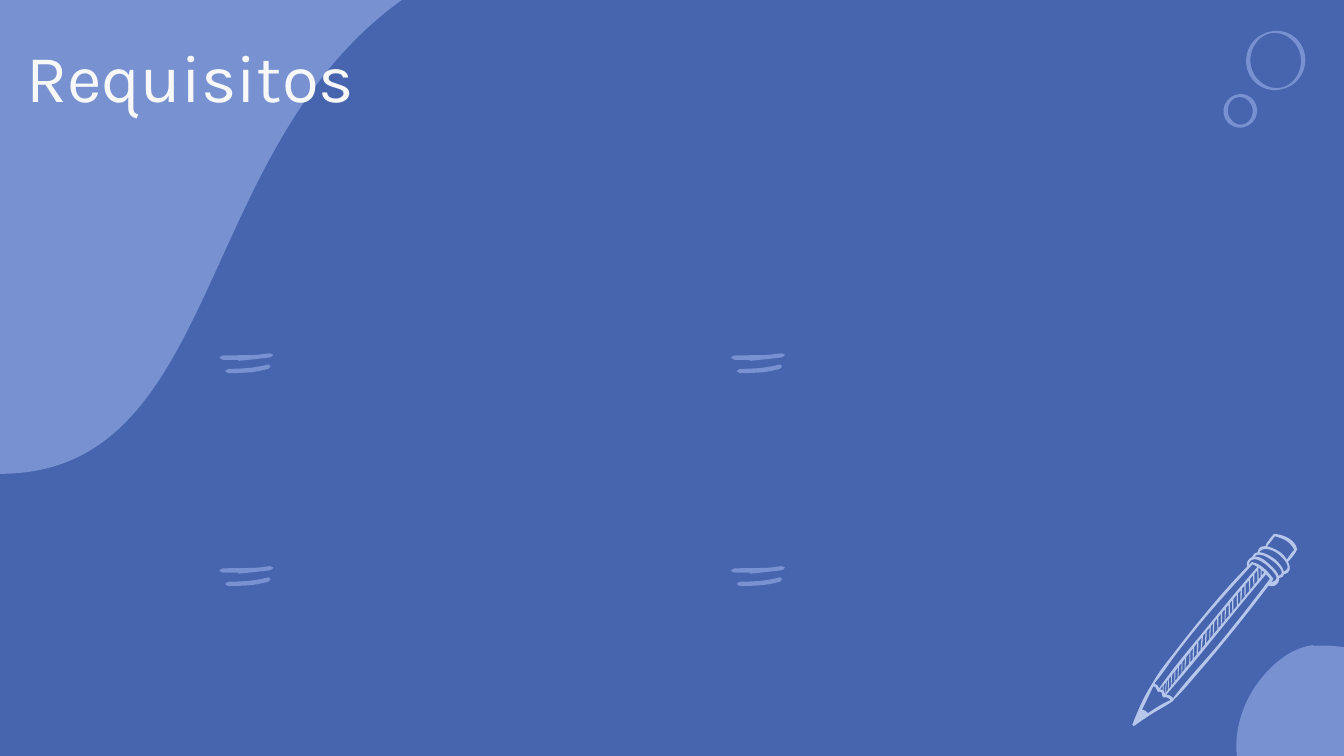
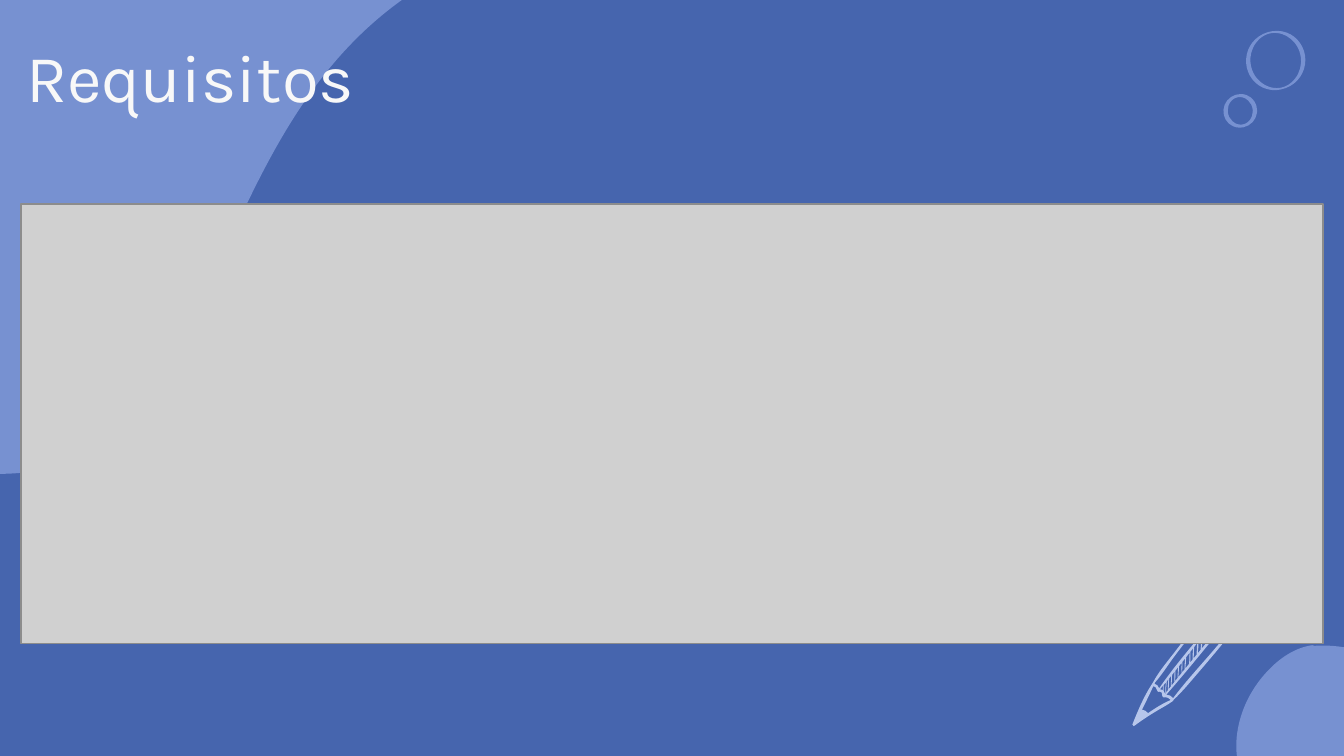
Before and after one commit to BandTec/uRent, a slide deck: slide 12 of documentacao/Apresentacoes/4°Semestre/ApresentacaoSprint1.pptx. Drawn at 1344x756 pixels with LibreOffice and Linux fonts; fonts in the diff are those of the drawing; grey boxes stand for pictures. Boxes give left, top, right and bottom in pixels: in the first picture for what was removed or moved away, otherwise in the second. Text is boxed around its words. In the diff, an @@ line names an element or a change of style, - is before the commit and + after.

Commit message:
PPT

```diff
--- a/documentacao/Apresentacoes/4°Semestre/ApresentacaoSprint1.pptx
+++ b/documentacao/Apresentacoes/4°Semestre/ApresentacaoSprint1.pptx
@@ picture added at bbox=[22, 204, 1324, 644] @@
@@ freeform shape removed at bbox=[219, 353, 273, 362] @@
@@ freeform shape removed at bbox=[731, 353, 785, 362] @@
@@ freeform shape removed at bbox=[225, 364, 271, 373] @@
@@ freeform shape removed at bbox=[737, 364, 783, 373] @@
@@ freeform shape removed at bbox=[219, 566, 273, 574] @@
@@ freeform shape removed at bbox=[731, 566, 785, 574] @@
@@ freeform shape removed at bbox=[225, 577, 271, 587] @@
@@ freeform shape removed at bbox=[737, 577, 783, 587] @@
```
Also in this commit, not shown: 4 slides added, 4 slides removed.
